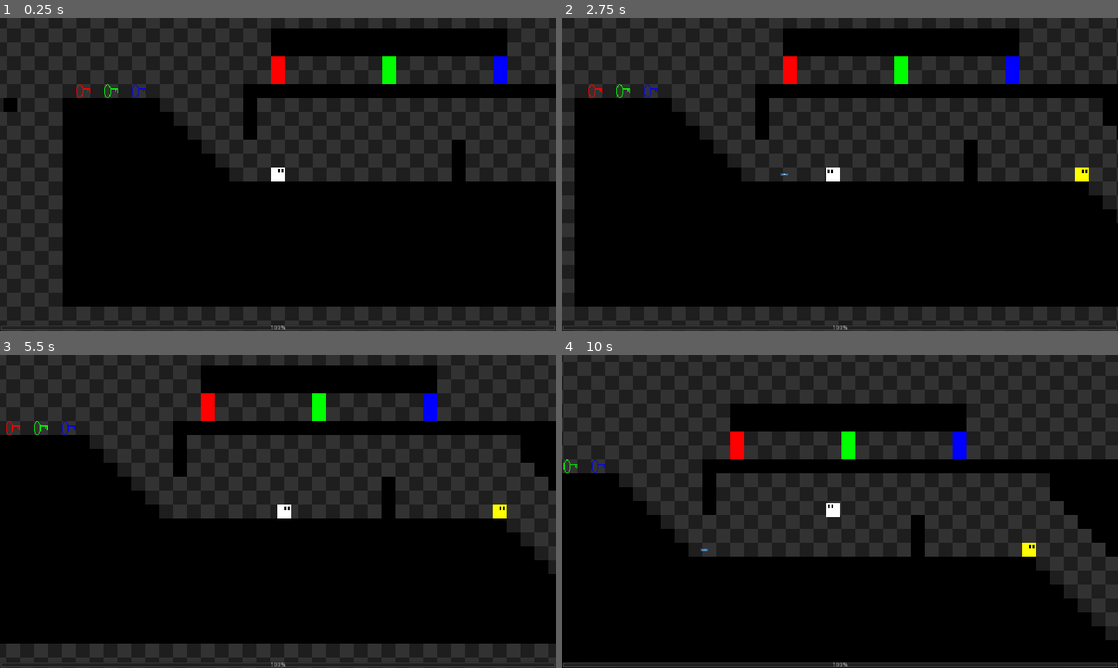
Above: before the commit, frames 1-4 (two rows, left to right).
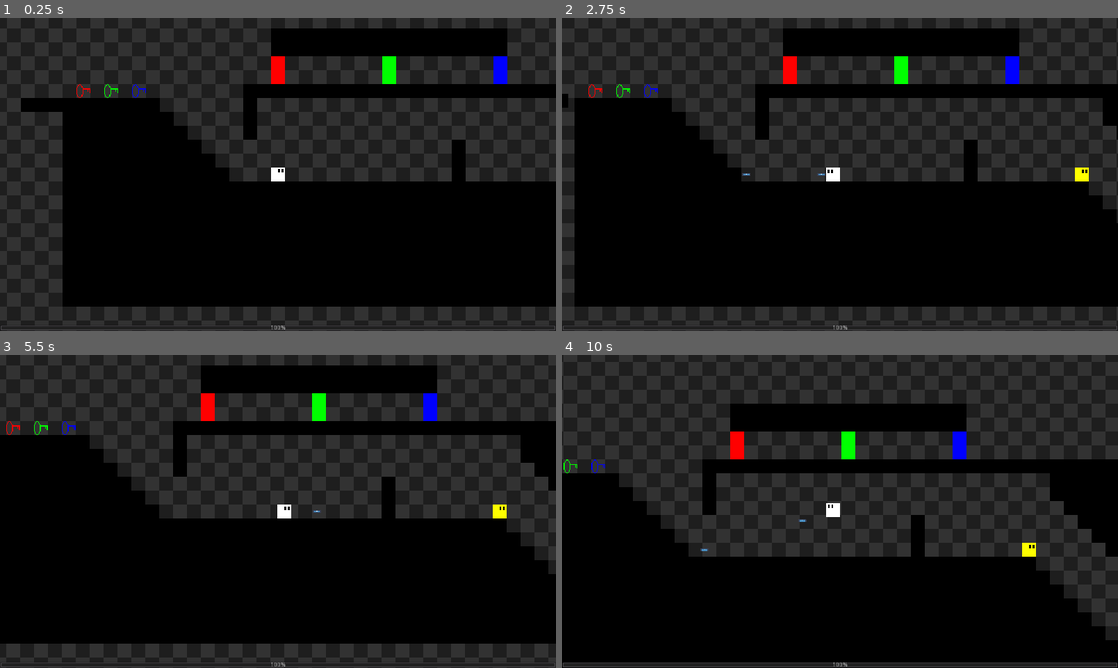
Above: after the commit, the same moments.

Repository: POtOSoftware/Project-Poop-Shit
Game: Godot game, scene res://Levels/dev.tscn
Same seed, same stepped clock (60 frames per second), same inputs: the game is played once before the commit and once after it. The engine's default icon, where the game draws it, is replaced by a stand-in: a white triangle on a blue panel in a dark square.
Inputs:
- Up to frame 1 (0.25 s): no input
- Up to frame 2 (2.75 s): hold Ctrl (fire) 0.53-1.28 s; hold Right (move_right) 0.53-2.03 s; tap Up (jump) at 0.77, 1.52 s; tap Ctrl (fire) at 1.35 s; hold Left (move_left) from 2.03 s (still down); hold Ctrl (fire) from 2.03 s (still down)
- Up to frame 3 (5.5 s): release Left (move_left) at 2.78 s; release Ctrl (fire) at 2.78 s; hold Right (move_right) 2.78-4.28 s; tap Ctrl (fire) at 2.85, 4.35 s; tap Up (jump) at 3.02, 3.77, 4.52 s; hold Ctrl (fire) 3.53-4.28 s; hold Left (move_left) 4.28-5.03 s; hold Right (move_right) from 5.03 s (still down); hold Ctrl (fire) from 5.03 s (still down)
- Up to frame 4 (10 s): release Right (move_right) at 5.78 s; release Ctrl (fire) at 5.78 s; hold Left (move_left) 5.78-7.28 s; tap Ctrl (fire) at 5.85, 7.35, 8.85 s; tap Up (jump) at 6.02, 6.77, 7.52, 9.02, 9.77 s; hold Ctrl (fire) 6.53-7.28 s; hold Right (move_right) 7.28-9.53 s; hold Ctrl (fire) 8.03-8.78 s; hold Left (move_left) from 9.53 s (still down); hold Ctrl (fire) from 9.53 s (still down)

The runs differ from the first frame. In frame 1, 0.4% of the frame differs, in the area x 0-12%, y 25-30%; in frame 2, less than 0.1%; in frame 3, less than 0.1%; in frame 4, less than 0.1%.

Commit message:
Finished moving platforms/quickened pistol firerate

Diff:
--- a/Assets/Gun/Gun.gd
+++ b/Assets/Gun/Gun.gd
@@ -11,7 +11,7 @@
 var weapons = {
 	"pistol" : {
 		damage = 10,
-		fire_rate = 0.5,
+		fire_rate = 0.33,
 		num_projectiles = 1,
 		projectile = preload("res://Assets/Bullet/Bullet.tscn")
 	},
--- a/Assets/MovingPlatform/MovingPlatform.gd
+++ b/Assets/MovingPlatform/MovingPlatform.gd
@@ -1,21 +1,21 @@
-tool
+# https://www.youtube.com/watch?v=mBNa8LcAsns (the only tutorial I found that used tween nodes instead of a damn animation)
+
 extends Node2D
 
-export var size : int = 1
-export var wait_between_points : float = 0.5
+export var wait_between_points : float = 1.0
 export var travel_time : float = 1.0
+export var repeat : bool = true
 
 onready var kinematic_body = $KinematicBody2D
 onready var tween = $Tween
 onready var path_follow = $Path2D/PathFollow2D
-
-func _physics_process(delta):
-	if Engine.editor_hint:
-		kinematic_body.scale.x = size
-	#if not Engine.editor_hint:
-		#tween.start()
-		#tween.interpolate_property(path_follow, "unit_offset", 0, 1, travel_time, Tween.TRANS_LINEAR, Tween.EASE_IN_OUT)
+onready var wait_timer = $WaitTimer
 
 func _ready():
+	tween.repeat = self.repeat
+	_init_tween()
+
+func _init_tween():
+	tween.interpolate_property(path_follow, "unit_offset", 0, 1, travel_time, Tween.TRANS_LINEAR, Tween.EASE_IN_OUT, wait_between_points)
+	tween.interpolate_property(path_follow, "unit_offset", 1, 0, travel_time, Tween.TRANS_LINEAR, Tween.EASE_IN_OUT, travel_time + wait_between_points * 2)
 	tween.start()
-	tween.interpolate_property(path_follow, "unit_offset", 0, 1, travel_time, Tween.TRANS_LINEAR, Tween.EASE_IN_OUT)
--- a/Assets/MovingPlatform/MovingPlatform.tscn
+++ b/Assets/MovingPlatform/MovingPlatform.tscn
@@ -1,17 +1,24 @@
-[gd_scene load_steps=4 format=2]
+[gd_scene load_steps=5 format=2]
 
 [ext_resource path="res://Sprites/ground.png" type="Texture" id=1]
 [ext_resource path="res://Assets/MovingPlatform/MovingPlatform.gd" type="Script" id=2]
 
 [sub_resource type="RectangleShape2D" id=1]
-extents = Vector2( 8, 8 )
+extents = Vector2( 24, 8 )
+
+[sub_resource type="Curve2D" id=2]
+_data = {
+"points": PoolVector2Array(  )
+}
 
 [node name="MovingPlatform" type="Node2D"]
 script = ExtResource( 2 )
+repeat = false
 
 [node name="KinematicBody2D" type="KinematicBody2D" parent="."]
 
 [node name="Sprite" type="Sprite" parent="KinematicBody2D"]
+scale = Vector2( 3, 1 )
 texture = ExtResource( 1 )
 
 [node name="CollisionShape2D" type="CollisionShape2D" parent="KinematicBody2D"]
@@ -19,6 +26,7 @@
 one_way_collision = true
 
 [node name="Path2D" type="Path2D" parent="."]
+curve = SubResource( 2 )
 
 [node name="PathFollow2D" type="PathFollow2D" parent="Path2D"]
 rotate = false
@@ -29,3 +37,7 @@
 remote_path = NodePath("../../../KinematicBody2D")
 
 [node name="Tween" type="Tween" parent="."]
+
+[node name="WaitTimer" type="Timer" parent="."]
+
+[connection signal="timeout" from="WaitTimer" to="." method="_on_WaitTimer_timeout"]
--- a/Global/Global.gd
+++ b/Global/Global.gd
@@ -15,3 +15,9 @@
 func _init():
 	if cmd_args.has("-debug"):
 		debug_build = true
+		print("## DEBUG MODE ENABLED ##")
+
+func _input(event):
+	if event.is_action_pressed("enable_debug_mode"):
+		debug_build = true
+		print("## DEBUG MODE ENABLED ##")
--- a/Levels/dev.tscn
+++ b/Levels/dev.tscn
@@ -47,7 +47,7 @@
 
 [sub_resource type="Curve2D" id=5]
 _data = {
-"points": PoolVector2Array( 0, 0, 0, 0, -8, 0, 0, 0, 0, 0, -184, 0 )
+"points": PoolVector2Array( 0, 0, 0, 0, -16, 0, 0, 0, 0, 0, -472, -280 )
 }
 
 [node name="dev" type="Node2D"]
@@ -135,16 +135,17 @@
 
 [node name="MovingPlatform" parent="." instance=ExtResource( 8 )]
 position = Vector2( -232, 152 )
-size = 2
+wait_between_points = 2.5
+travel_time = 15.0
+repeat = true
 
 [node name="KinematicBody2D" parent="MovingPlatform" index="0"]
-position = Vector2( -8, 0 )
-scale = Vector2( 2, 1 )
+position = Vector2( -16, 0 )
 
 [node name="Path2D" parent="MovingPlatform" index="1"]
 curve = SubResource( 5 )
 
 [node name="PathFollow2D" parent="MovingPlatform/Path2D" index="0"]
-position = Vector2( -8, 0 )
+position = Vector2( -16, 0 )
 
 [editable path="MovingPlatform"]
--- a/Pickups/Health/Health.gd
+++ b/Pickups/Health/Health.gd
@@ -3,7 +3,7 @@
 export var add_health : int = 10
 
 func _on_Health_body_entered(body):
-	if body == Global.player and not Global.player.health == 100:
-		Global.player.health += add_health
+	if body == Global.player:
+		Global.player.add_player_health(add_health)
 		Global.player.display_message("+" + str(add_health) + " HP")
 		queue_free()
--- a/project.godot
+++ b/project.godot
@@ -57,29 +57,40 @@
 [input]
 
 move_left={
-"deadzone": 0.5,
+"deadzone": 0.1,
 "events": [ Object(InputEventKey,"resource_local_to_scene":false,"resource_name":"","device":0,"alt":false,"shift":false,"control":false,"meta":false,"command":false,"pressed":false,"scancode":0,"physical_scancode":16777231,"unicode":0,"echo":false,"script":null)
+, Object(InputEventJoypadButton,"resource_local_to_scene":false,"resource_name":"","device":0,"button_index":14,"pressure":0.0,"pressed":false,"script":null)
  ]
 }
 move_right={
-"deadzone": 0.5,
+"deadzone": 0.1,
 "events": [ Object(InputEventKey,"resource_local_to_scene":false,"resource_name":"","device":0,"alt":false,"shift":false,"control":false,"meta":false,"command":false,"pressed":false,"scancode":0,"physical_scancode":16777233,"unicode":0,"echo":false,"script":null)
+, Object(InputEventJoypadButton,"resource_local_to_scene":false,"resource_name":"","device":0,"button_index":15,"pressure":0.0,"pressed":false,"script":null)
  ]
 }
 jump={
 "deadzone": 0.5,
 "events": [ Object(InputEventKey,"resource_local_to_scene":false,"resource_name":"","device":0,"alt":false,"shift":false,"control":false,"meta":false,"command":false,"pressed":false,"scancode":0,"physical_scancode":16777232,"unicode":0,"echo":false,"script":null)
+, Object(InputEventJoypadButton,"resource_local_to_scene":false,"resource_name":"","device":0,"button_index":0,"pressure":0.0,"pressed":false,"script":null)
  ]
 }
 fire={
 "deadzone": 0.5,
 "events": [ Object(InputEventKey,"resource_local_to_scene":false,"resource_name":"","device":0,"alt":false,"shift":false,"control":false,"meta":false,"command":false,"pressed":false,"scancode":0,"physical_scancode":16777238,"unicode":0,"echo":false,"script":null)
 , Object(InputEventKey,"resource_local_to_scene":false,"resource_name":"","device":0,"alt":false,"shift":false,"control":false,"meta":false,"command":false,"pressed":false,"scancode":0,"physical_scancode":32,"unicode":0,"echo":false,"script":null)
+, Object(InputEventJoypadButton,"resource_local_to_scene":false,"resource_name":"","device":0,"button_index":5,"pressure":0.0,"pressed":false,"script":null)
  ]
 }
 toggle_debug_menu={
 "deadzone": 0.5,
 "events": [ Object(InputEventKey,"resource_local_to_scene":false,"resource_name":"","device":0,"alt":false,"shift":false,"control":false,"meta":false,"command":false,"pressed":false,"scancode":0,"physical_scancode":96,"unicode":0,"echo":false,"script":null)
+, Object(InputEventJoypadButton,"resource_local_to_scene":false,"resource_name":"","device":0,"button_index":10,"pressure":0.0,"pressed":false,"script":null)
+ ]
+}
+enable_debug_mode={
+"deadzone": 0.5,
+"events": [ Object(InputEventKey,"resource_local_to_scene":false,"resource_name":"","device":0,"alt":false,"shift":true,"control":false,"meta":false,"command":false,"pressed":false,"scancode":0,"physical_scancode":68,"unicode":0,"echo":false,"script":null)
+, Object(InputEventJoypadMotion,"resource_local_to_scene":false,"resource_name":"","device":0,"axis":3,"axis_value":-1.0,"script":null)
  ]
 }
 
Not shown, changed: project_info.txt
Not shown, changed: .gitignore
